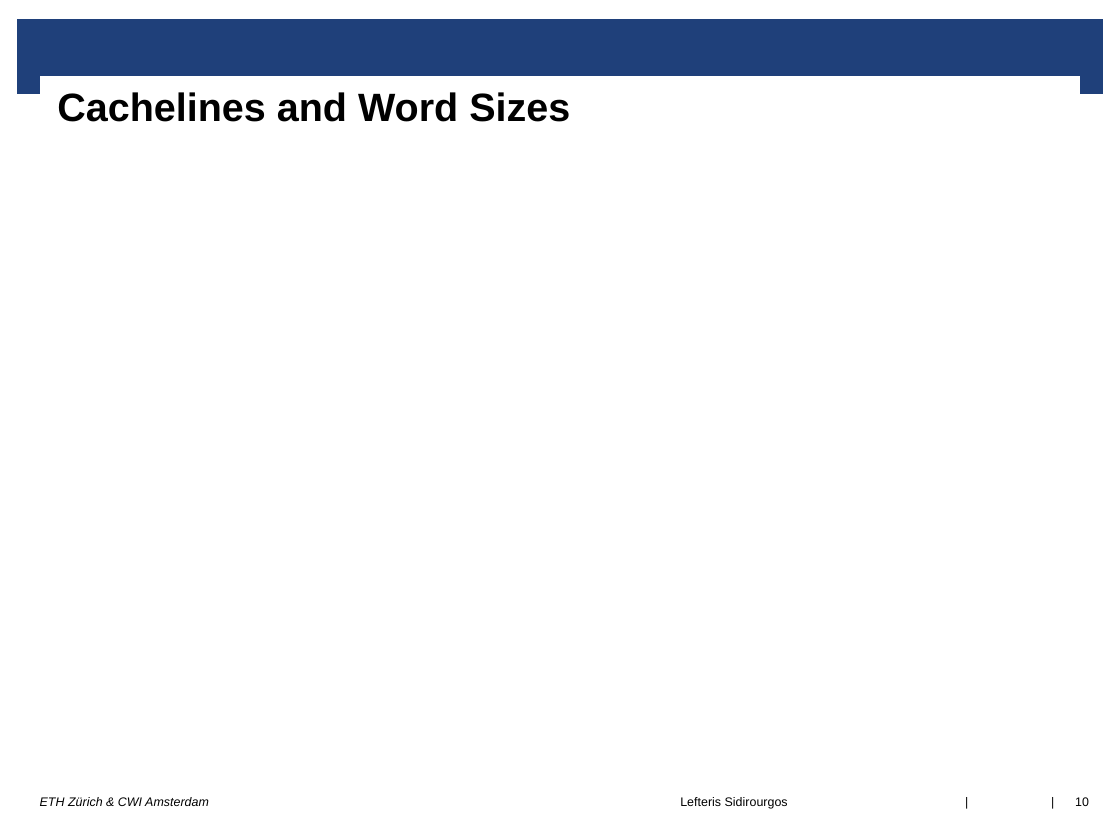
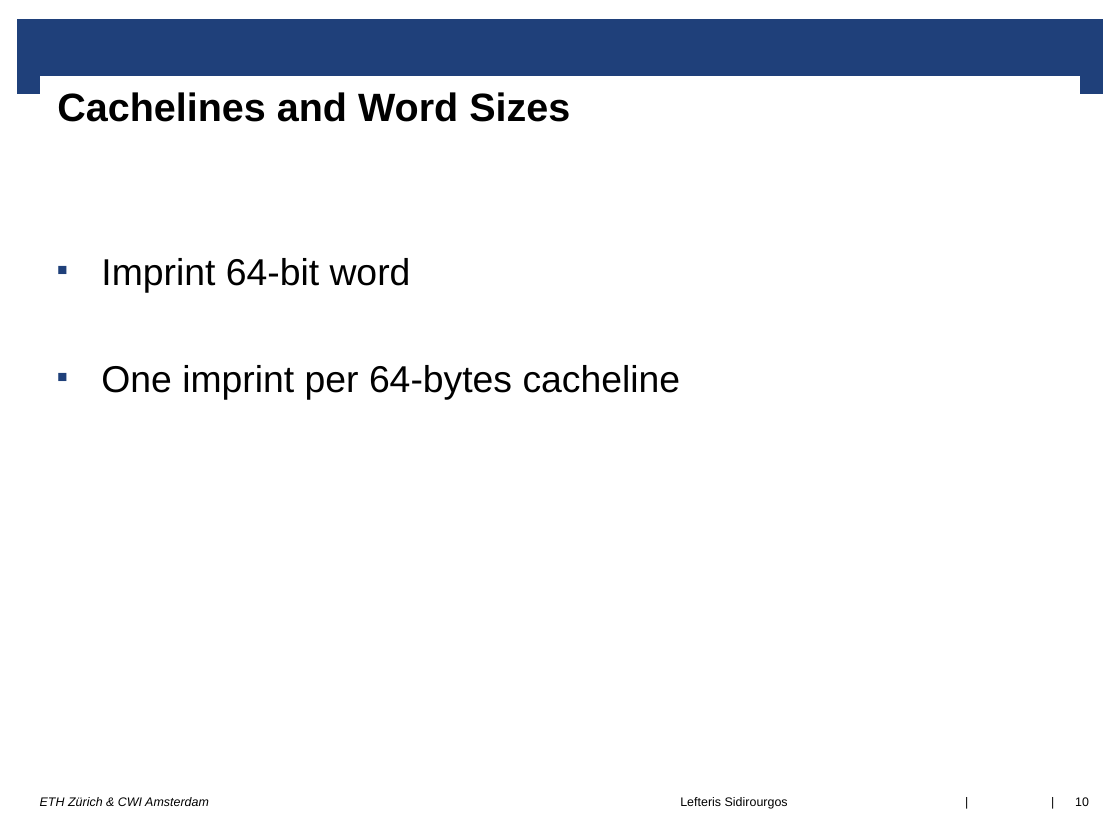
Before and after one commit to lsidir/imprints, a slide deck: slide 10 of DaMoN-paper/presentation/damon17.odp. Drawn at 1120x840 pixels with LibreOffice and Linux fonts; fonts in the diff are those of the drawing; background and template pictures are left out. Boxes give left, top, right and bottom in pixels: in the first picture for what was removed or moved away, otherwise in the second. Text is boxed around its words. In the diff, an @@ line names an element or a change of style, - is before the commit and + after.

```diff
--- a/DaMoN-paper/presentation/damon17.odp
+++ b/DaMoN-paper/presentation/damon17.odp
@@ text added at (x1=101, y1=258, x2=681, y2=399), 24 pt, text #000000 @@
+■ Imprint 64-bit word
+■ One imprint per 64-bytes cacheline
```
Also in this commit, not shown: 5 other slides changed, 2 slides added, 1 slide removed.
